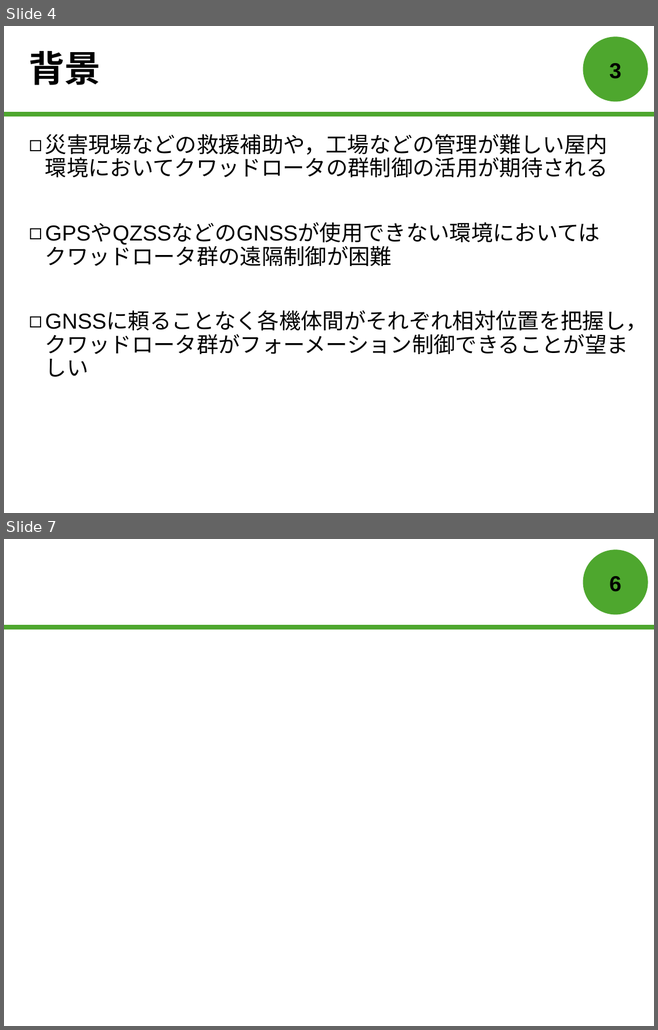
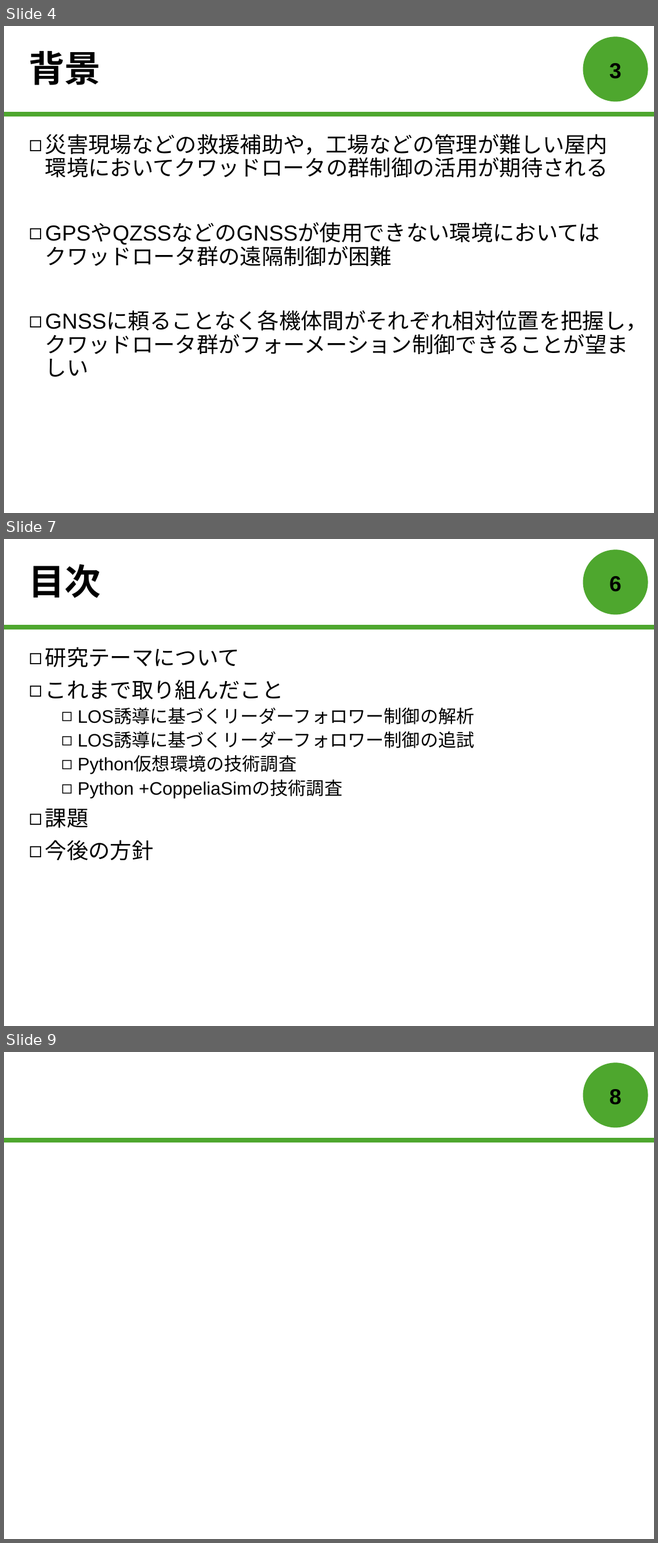
Before and after one commit to forest-book/MatlabLOSFormation, a slide deck: 森本皓斗.pptx. Shown one above the other, each under a label of ours: slides 4 and 7 before the commit, slides 4, 7 and 9 after it; the slides between them are not shown. The pictures are 658x1030 and 658x1543 pixels, drawn with LibreOffice and Linux fonts; fonts in the diff are those of the drawing. Boxes give left, top, right and bottom in pixels: in the first picture for what was removed or moved away, otherwise in the second. Text is boxed around its words. In the diff, an @@ line names an element or a change of style, - is before the commit and + after.

```diff
--- a/森本皓斗.pptx
+++ b/森本皓斗.pptx
@@ slide 7 added at (4,539,654,1026), background #FFFFFF; not listed: 2 template elements that a slide beside it also shows @@
@@ title added at (29,564,101,598), 40 pt, text #000000, bold @@
+目次
@@ page number added at (609,576,621,592), 24 pt, text #000000, bold @@
+6
@@ text added at (45,647,474,860), 20 pt, text #000000 @@
+◻ 研究テーマについて
+◻ これまで取り組んだこと
+  ◻ LOS誘導に基づくリーダーフォロワー制御の解析
+  ◻ LOS誘導に基づくリーダーフォロワー制御の追試
+  ◻ Python仮想環境の技術調査
+  ◻ Python +CoppeliaSimの技術調査
+◻ 課題
+◻ 今後の方針
@@ what was slide 7 is now slide 9 @@
@@ page number at (609,1089,621,1105): text changed @@
-6
+8
```
Also in this commit, not shown: 1 slide changed, 2 other slides added, 1 slide removed.
